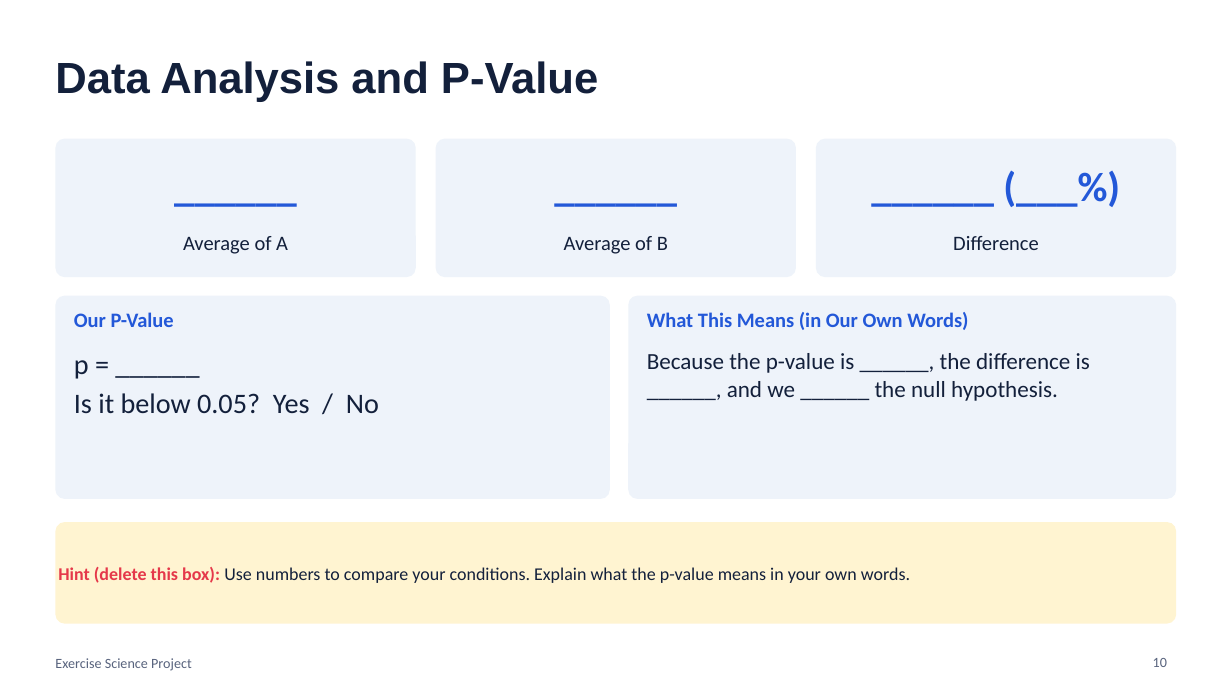
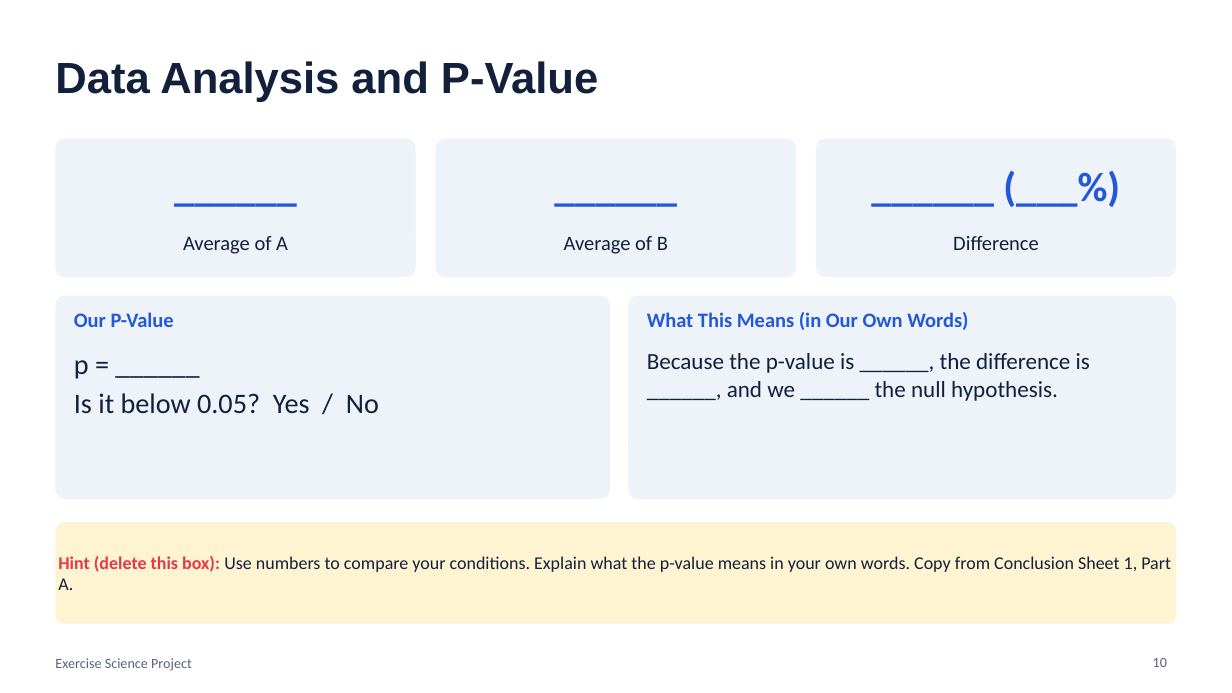
Before and after one commit to rward-prog/tri-1-7thgrade-project, a slide deck: slide 10 of files/Final_Presentation_Slides_Template.pptx. Drawn at 1232x693 pixels with LibreOffice and Linux fonts; fonts in the diff are those of the drawing. Boxes give left, top, right and bottom in pixels: in the first picture for what was removed or moved away, otherwise in the second. Text is boxed around its words. In the diff, an @@ line names an element or a change of style, - is before the commit and + after.

```diff
--- a/files/Final_Presentation_Slides_Template.pptx
+++ b/files/Final_Presentation_Slides_Template.pptx
@@ text in rounded rectangle at <box>58,556,1171,590</box>: text changed @@
-Hint (delete this box): Use numbers to compare your conditions. Explain what the p-value means in your own words.
+Hint (delete this box): Use numbers to compare your conditions. Explain what the p-value means in your own words. Copy from Conclusion Sheet 1, Part A.
```
Also in this commit, not shown: 4 other slides changed, 38 other files.
